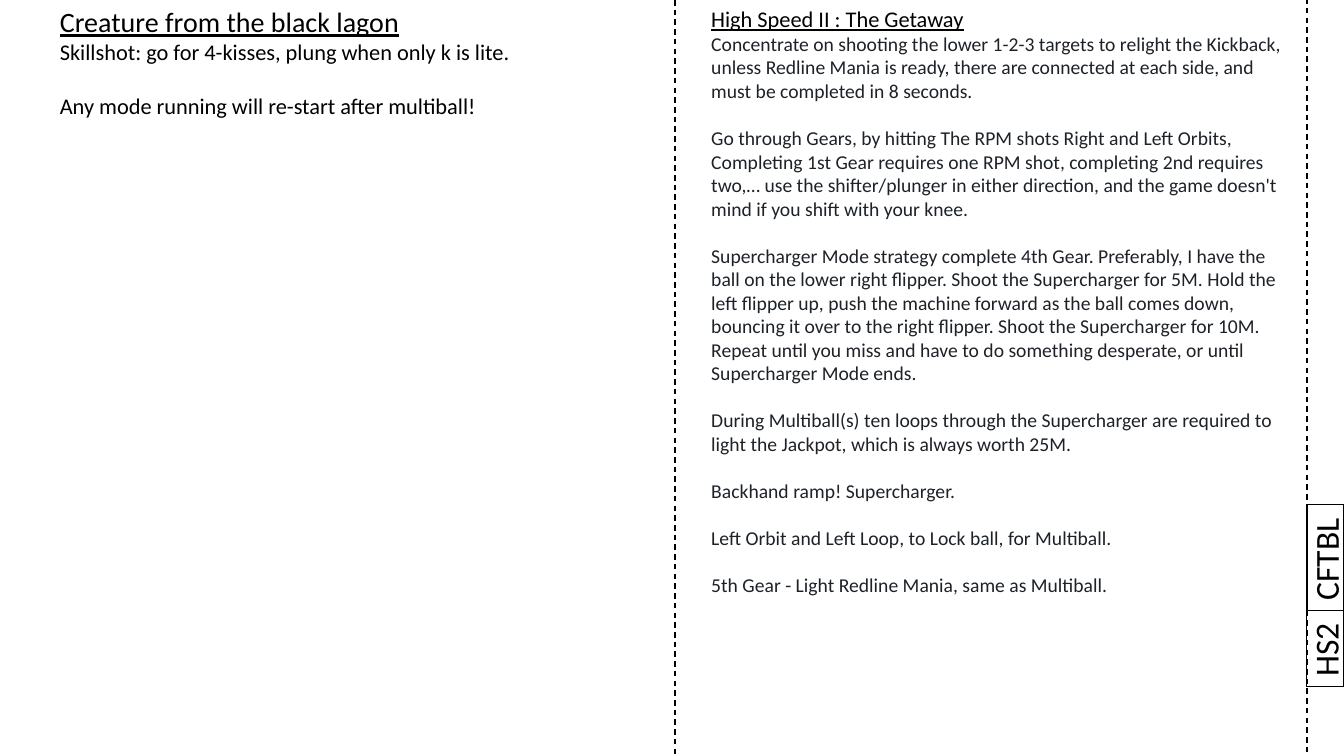
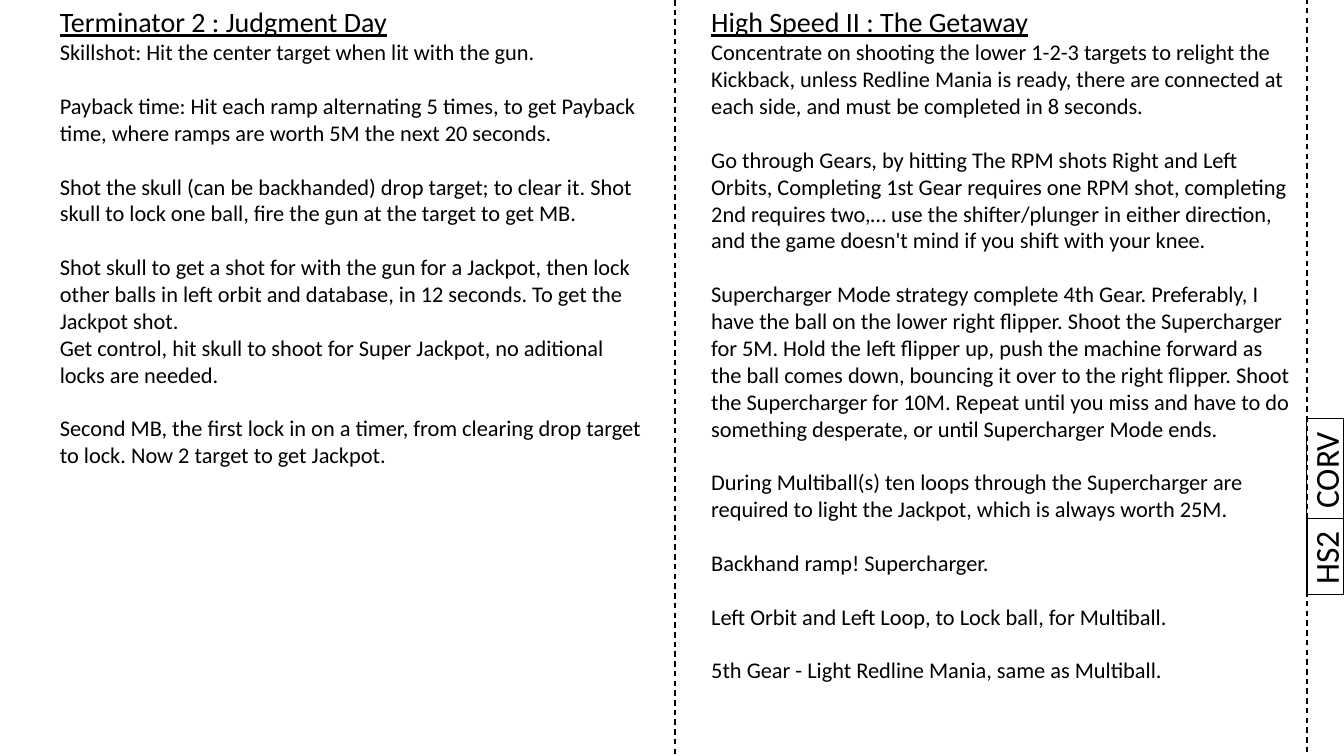
Before and after one commit to karstenbolge/PB, a slide deck: slide 8 of PB.pptx. Drawn at 1344x756 pixels with LibreOffice and Linux fonts; fonts in the diff are those of the drawing. Boxes give left, top, right and bottom in pixels: in the first picture for what was removed or moved away, otherwise in the second. Text is boxed around its words. In the diff, an @@ line names an element or a change of style, - is before the commit and + after.

```diff
--- a/PB.pptx
+++ b/PB.pptx
@@ text "High Speed II : The ..." at box(711, 12, 1289, 682): size 16 to 20 pt in "High Speed II : The Getaway"; size 14 to 16 pt, text colour #1D2228 to #000000 @@
@@ text at box(60, 44, 640, 467): text changed @@
-Creature from the black lagon
-Skillshot: go for 4-kisses, plung when only k is lite.
-Any mode running will re-start after multiball!
+Terminator 2 : Judgment Day
+Skillshot: Hit the center target when lit with the gun.
+Payback time: Hit each ramp alternating 5 times, to get Payback time, where ramps are worth 5M the next 20 seconds.
+Shot the skull (can be backhanded) drop target; to clear it. Shot skull to lock one ball, fire the gun at the target to get MB.
+Shot skull to get a shot for with the gun for a Jackpot, then lock other balls in left orbit and database, in 12 seconds. To get the Jackpot shot.
+Get control, hit skull to shoot for Super Jackpot, no aditional locks are needed.
+Second MB, the first lock in on a timer, from clearing drop target to lock. Now 2 target to get Jackpot.
@@ rectangle "CORV": place and size @@
-rectangle "CORV" at box(1307, 505, 1344, 611)
+rectangle "CORV" at box(1307, 418, 1344, 519)
@@ text in rectangle at box(1307, 439, 1344, 507): text changed @@
-CFTBL
+CORV
@@ rectangle "HS2": place and size @@
-rectangle "HS2" at box(1307, 610, 1344, 687)
+rectangle "HS2" at box(1307, 519, 1344, 595)
```
Also in this commit, not shown: 4 other slides changed, 1 other file.
